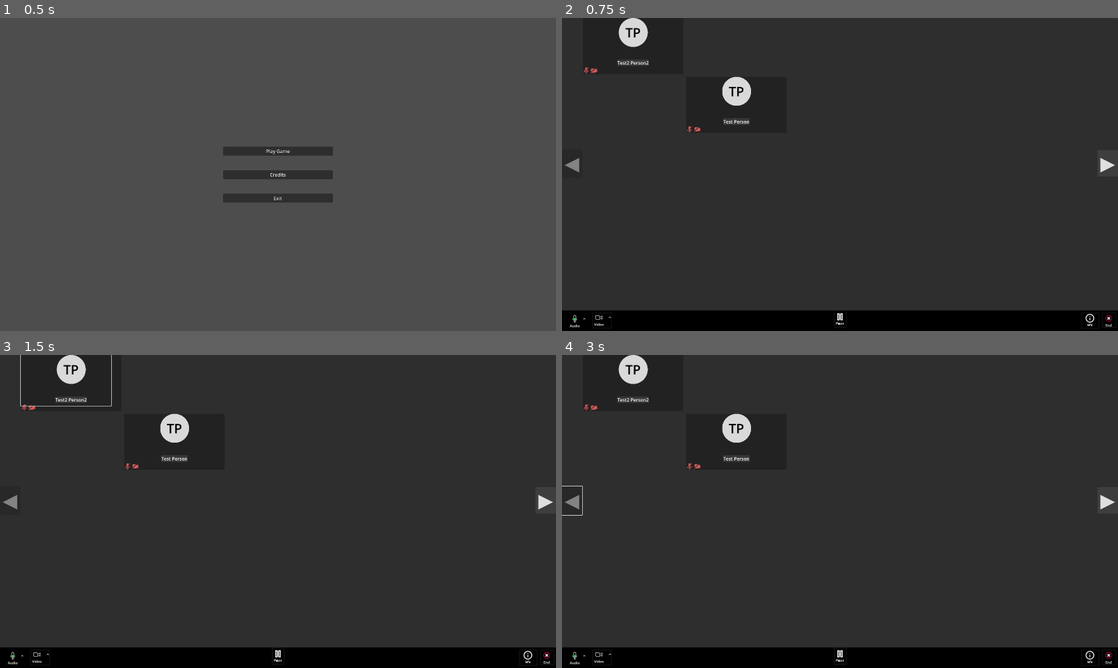
Above: before the commit, frames 1-4 (two rows, left to right).
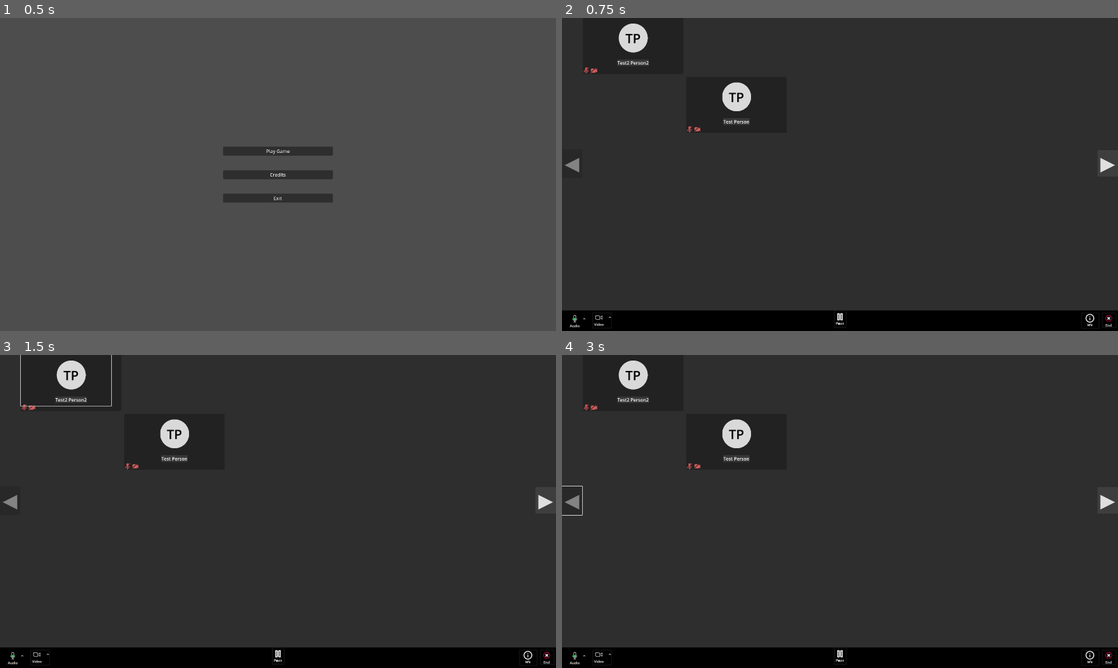
Above: after the commit, the same moments.

Repository: Charles-Dea/zoom-whack-a-mole
Game: Godot game, scene res://Title.tscn
Two runs of this game, one before a commit and one after it. Both use one fixed random seed, a clock stepped at 60 frames per second and the inputs below.
Inputs (mouse positions are in pixels of both pictures, inside the frame that each line leads up to):
- Up to frame 1 (0.5 s): no input
- Up to frame 2 (0.75 s): click "Play Game" at 0.5 s
- Up to frame 3 (1.5 s): click (66, 380) at 1.27 s
- Up to frame 4 (3 s): click "▶" at 2 s; click "◀" at 2.75 s

Frame 1 is identical in both runs. In frame 2, 0.5% of the frame differs, in the area x 10-34%, y 0-30%; in frame 3, 0.5%; in frame 4, 0.5%.

Commit message:
Added pfps for zoom-goers

Diff:
--- a/ZoomTile.tscn
+++ b/ZoomTile.tscn
@@ -40,8 +40,9 @@
 anchor_left = 0.5
 anchor_right = 0.5
 offset_left = -50.0
+offset_top = 19.0
 offset_right = 50.0
-offset_bottom = 100.0
+offset_bottom = 119.0
 grow_horizontal = 2
 size_flags_horizontal = 4
 size_flags_vertical = 0
@@ -53,6 +54,8 @@
 anchors_preset = 15
 anchor_right = 1.0
 anchor_bottom = 1.0
+offset_top = 1.0
+offset_bottom = 1.0
 grow_horizontal = 2
 grow_vertical = 2
 theme_override_colors/font_color = Color(0, 0, 0, 1)
Binary file added: img/pfp/Annoyed Kitty.jpg
Not shown, added: img/pfp/Annoyed Kitty.jpg.import
Binary file added: img/pfp/Annoyed Pakistani.png
Not shown, added: img/pfp/Annoyed Pakistani.png.import
Binary file added: img/pfp/Confused Bro.png
Not shown, added: img/pfp/Confused Bro.png.import
Binary file added: img/pfp/Girl Stare.png
Not shown, added: img/pfp/Girl Stare.png.import
Binary file added: img/pfp/Girl and Cat Stare.png
Not shown, added: img/pfp/Girl and Cat Stare.png.import
Binary file added: img/pfp/Goofy Man.png
Not shown, added: img/pfp/Goofy Man.png.import
(and 15 more such lines)
